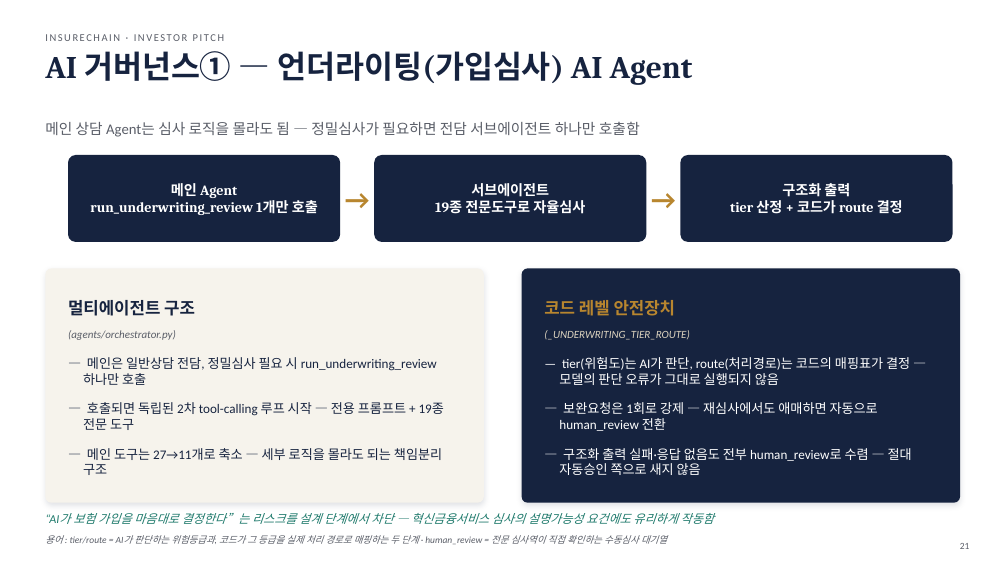
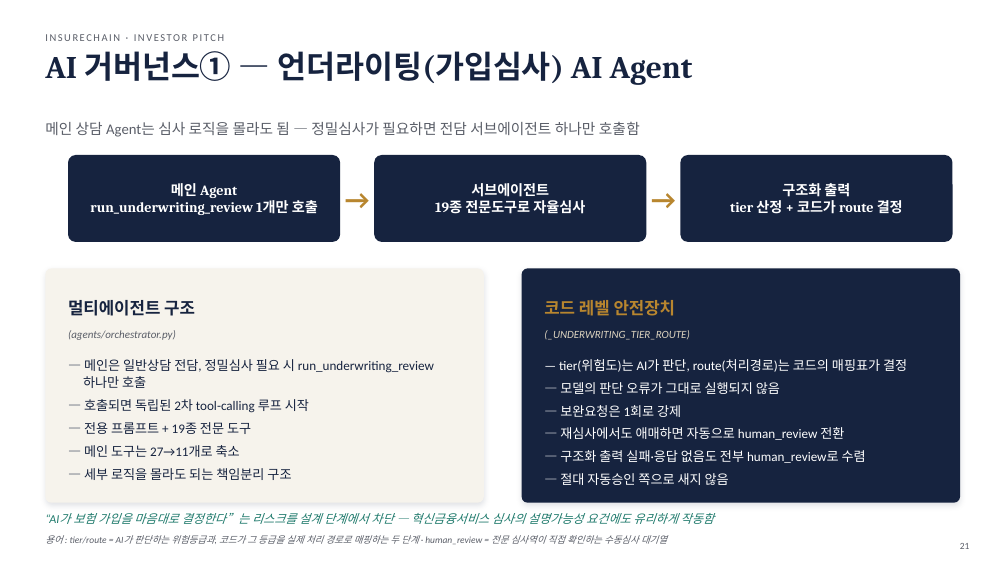
Before and after one commit to leeyonsei78/capstone_project_alpha, a slide deck: slide 21 of 인슈어체인_투자피칭_발표자료.pptx. Drawn at 1008x567 pixels with LibreOffice and Linux fonts; fonts in the diff are those of the drawing. Boxes give left, top, right and bottom in pixels: in the first picture for what was removed or moved away, otherwise in the second. Text is boxed around its words. In the diff, an @@ line names an element or a change of style, - is before the commit and + after.

```diff
--- a/인슈어체인_투자피칭_발표자료.pptx
+++ b/인슈어체인_투자피칭_발표자료.pptx
@@ text at (83, 359, 434, 480): text changed @@
-— 호출되면 독립된 2차 tool-calling 루프 시작 — 전용 프롬프트 + 19종 전문 도구
+— 메인은 일반상담 전담, 정밀심사 필요 시 run_underwriting_review 하나만 호출
+— 호출되면 독립된 2차 tool-calling 루프 시작
+— 전용 프롬프트 + 19종 전문 도구
+— 메인 도구는 27→11개로 축소
+— 세부 로직을 몰라도 되는 책임분리 구조
@@ text removed at (83, 357, 437, 385) @@
-— 메인은 일반상담 전담, 정밀심사 필요 시 run_underwriting_review 하나만 호출
@@ text at (559, 359, 907, 485): text changed @@
-— tier(위험도)는 AI가 판단, route(처리경로)는 코드의 매핑표가 결정 — 모델의 판단 오류가 그대로 실행되지 않음
+— tier(위험도)는 AI가 판단, route(처리경로)는 코드의 매핑표가 결정
+— 모델의 판단 오류가 그대로 실행되지 않음
+— 보완요청은 1회로 강제
+— 재심사에서도 애매하면 자동으로 human_review 전환
+— 구조화 출력 실패·응답 없음도 전부 human_review로 수렴
+— 절대 자동승인 쪽으로 새지 않음
@@ text removed at (559, 402, 878, 431) @@
-— 보완요청은 1회로 강제 — 재심사에서도 애매하면 자동으로 human_review 전환
@@ text removed at (83, 448, 442, 475) @@
-— 메인 도구는 27→11개로 축소 — 세부 로직을 몰라도 되는 책임분리 구조
@@ text removed at (559, 448, 912, 475) @@
-— 구조화 출력 실패·응답 없음도 전부 human_review로 수렴 — 절대 자동승인 쪽으로 새지 않음
```
Also in this commit, not shown: 8 other slides changed, 1 other file.
